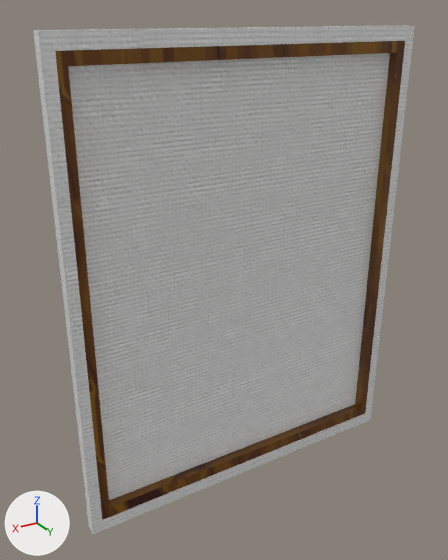
The glTF model src/worlds/Gathering-Place/assets/models/objects/artobjects/painting-canadian-indians/painting-canadian-indians.glb, before and after one commit.
Rendered twice from a 50 mm camera at (2.69, 4.07, 5.98) aimed at (0.19, -0.11, 3.89). The axes (+X, +Y, +Z) are drawn at lower left. The lights are the same throughout. Where no turn or scale is listed for an object, it has been applied to the vertices.

The first picture shows 'painting_canvas.001', 'painting_canvas.002'.
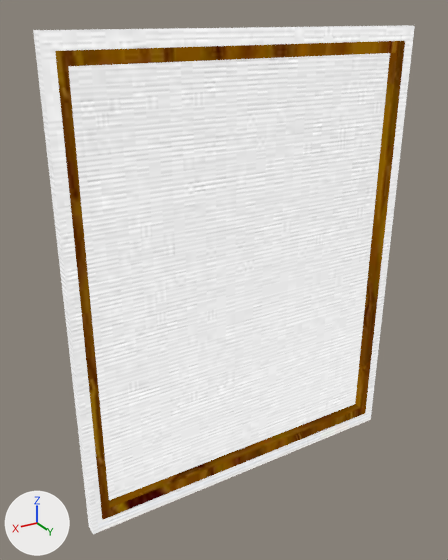
What differs and where, as boxes [x1, y1, x2, y2] in the pictures (448 x 560 px):
'painting_canvas.002', surface changed (grey to white): [33, 25, 415, 534] in both
'painting_canvas.001', surface changed: [55, 41, 405, 520] in both

Edits to the bpy script that builds the scene:
```text
Add img_canvas_basecolor_jpg:
    img_canvas_basecolor_jpg = load_image('canvas_baseColor.jpg', '_unpacked/canvas_baseColor.jpg', 1024, 1024, 'sRGB')
Add img_frame_basecolor_jpg:
    img_frame_basecolor_jpg = load_image('frame_baseColor.jpg', '_unpacked/frame_baseColor.jpg', 1024, 1024, 'sRGB')
Change mat_frame:
    remove # nodes: BsdfPrincipled, NormalMap, OutputMaterial, SeparateColor, TexImage x3
    remove # uses the picture img_image_3
    remove # uses the picture img_image_4
    remove # uses the picture img_image_5
    nodes: BsdfTransparent, Emission, LightPath, MixShader, OutputMaterial, TexImage
    uses the picture img_frame_basecolor_jpg
Change mat_canvas:
    remove # nodes: BsdfPrincipled, NormalMap, OutputMaterial, SeparateColor, TexImage x3
    remove # uses the picture img_image_0
    remove # uses the picture img_image_1
    remove # uses the picture img_image_2
    nodes: BsdfTransparent, Emission, LightPath, MixShader, OutputMaterial, TexImage
    uses the picture img_canvas_basecolor_jpg
```
